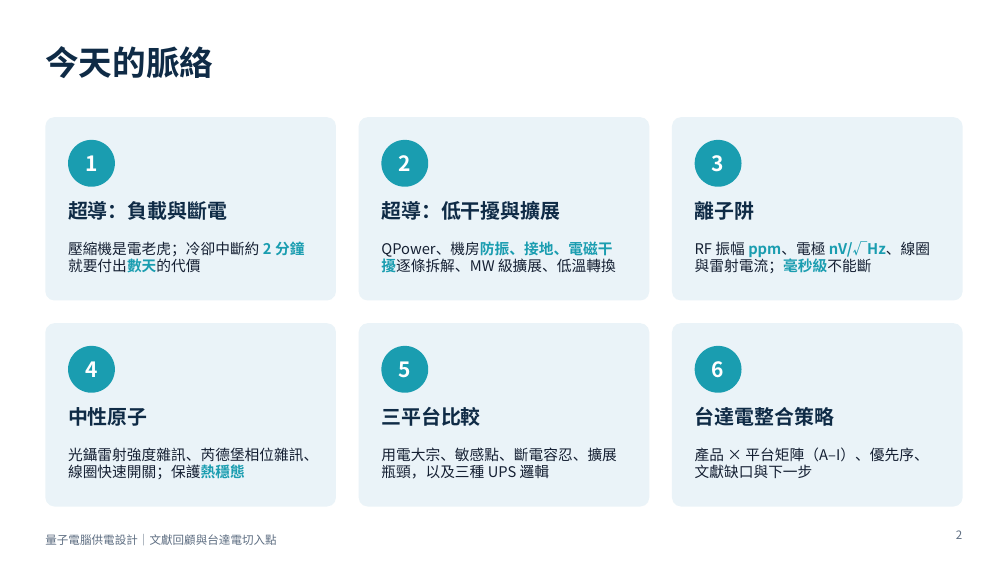
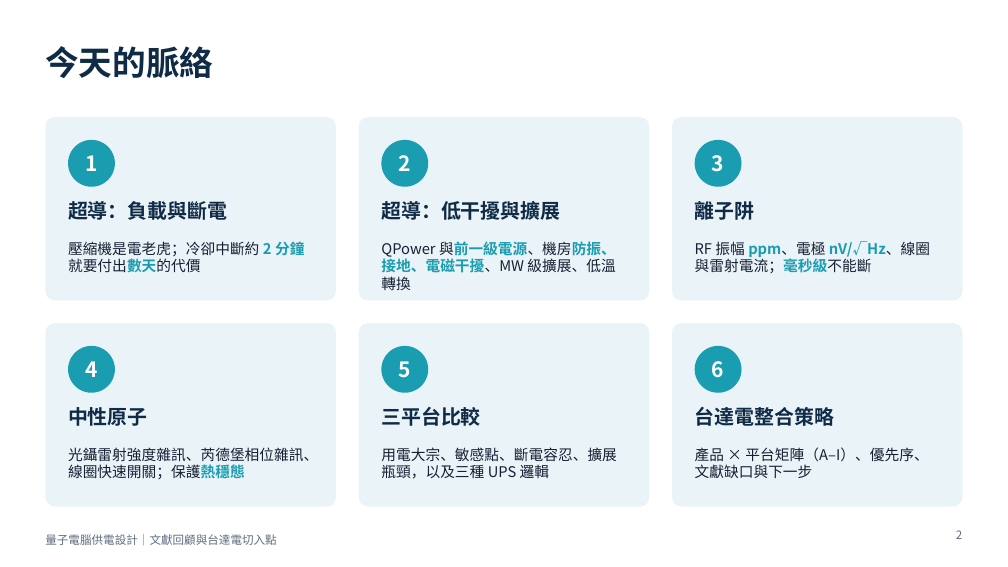
Before and after one commit to pcpcchen-coder/QuantumComputing, a slide deck: slide 2 of slides/output/qc-power-supply-delta.pptx. Drawn at 1008x567 pixels with LibreOffice and Linux fonts; fonts in the diff are those of the drawing. Boxes give left, top, right and bottom in pixels: in the first picture for what was removed or moved away, otherwise in the second. Text is boxed around its words. In the diff, an @@ line names an element or a change of style, - is before the commit and + after.

```diff
--- a/slides/output/qc-power-supply-delta.pptx
+++ b/slides/output/qc-power-supply-delta.pptx
@@ text at (381, 241, 616, 290): text changed @@
-QPower、機房防振、接地、電磁干擾逐條拆解、MW 級擴展、低溫轉換
+QPower 與前一級電源、機房防振、接地、電磁干擾、MW 級擴展、低溫轉換
```
Also in this commit, not shown: 2 other slides changed, 8 slides added, 5 other files.
